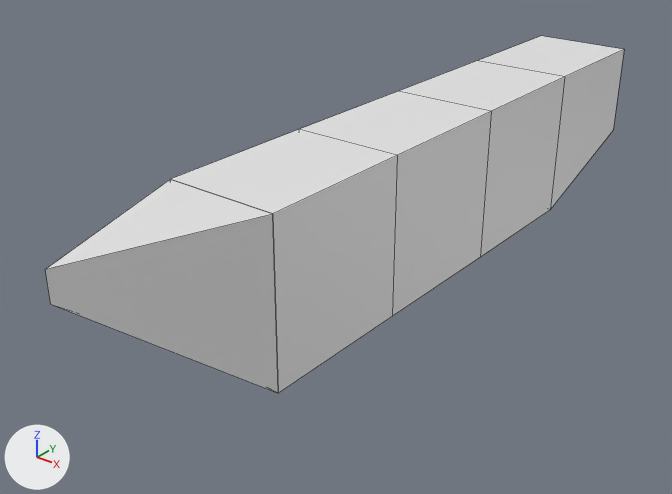
The Blender file Assets/Models/Ship5.blend: old version first, new version second.
Camera for both pictures: a camera (50 mm lens) standing at (3.06, -6.41, 2.25) and looking at (-0.2, -2.34, -0.28). Every picture has the same lights, and +X, +Y and +Z are marked at lower left. Mesh edges are drawn as thin lines.

Objects in the first picture: 'ShipPart1'.
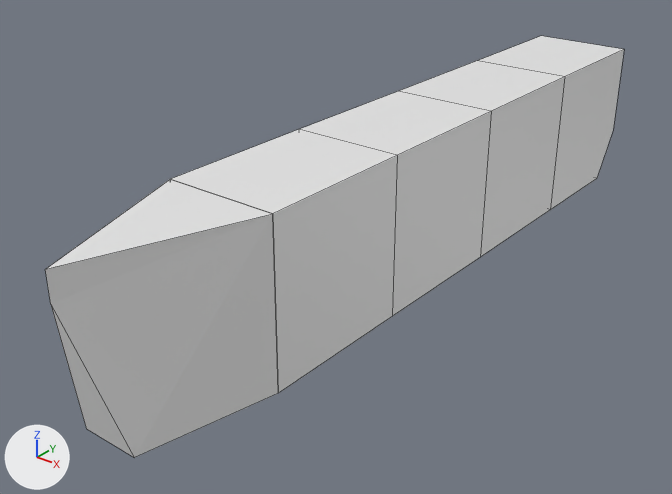
Boxes (x1, y1, x2, y2) around the edits, measured in the pictures (672 x 494 px; the box of a moved part takes in the faces that stretch with it):
'ShipPart1', reshaped (18% taller): before (45, 36, 624, 393); after (45, 36, 624, 458)
part 1 of me_cube_003, moved or reshaped: (551, 49, 624, 209) in both
part 2 of me_cube_003, moved or reshaped: before (45, 214, 278, 393); after (45, 214, 278, 458)

Diff of the bpy script that builds the scene:
```diff
--- a/Assets/Models/Ship5.blend.py
+++ b/Assets/Models/Ship5.blend.py
@@ me_cube_003 @@
 me_cube_003.from_pydata(...)  # 38 vertices, 29 faces; spans x -0.35..0.35, y -4.5..0.5, z -0.5..0.5
 # used by ob_shippart1; location = (0.0, 0.0, 0.0)
 # verts and faces of me_cube_003; kept vertices keep their numbers, new ones are numbered from 38
 # before: 0 (0.35, 0.5, 0.5) at pixel (624, 49), 1 (0.35, -0.5, 0.5) at pixel (564, 76), 2 (0.35, 0.5, -0.15) at pixel (613, 130), 3 (0.35, -0.5, -0.5) at pixel (550, 209), 4 (-0.35, 0.5, 0.5) at pixel (541, 35)
 # before: 5 (-0.35, -0.5, 0.5) at pixel (477, 60), 6 (-0.35, 0.5, -0.15), 7 (-0.35, -0.5, -0.5)
 # before: 8 (0.0, -4.5, 0.34) at pixel (50, 304), 9 (0.0, -4.5, 0.5) at pixel (45, 269), 10 (-0.35, -3.5, -0.5), 11 (-0.35, -3.5, 0.5) at pixel (170, 179), 12 (0.35, -3.5, -0.5) at pixel (278, 393)
 # before: 13 (0.35, -3.5, 0.5) at pixel (272, 213)
+# me_cube_003 part 1
+delete_faces([(0, 1, 3, 2), (2, 3, 7, 6), (4, 6, 7, 5)])
+verts[40] = (0.35, 0.3, -0.5)  # pixel (596, 178)
+verts[41] = (-0.35, 0.3, -0.5)
+faces += [(0, 1, 3, 40, 2), (3, 7, 41, 40), (4, 6, 41, 7, 5), (2, 40, 41, 6)]
+# me_cube_003 part 2
+delete_faces([(8, 9, 11, 10), (8, 12, 13, 9), (8, 10, 12)])
+verts[38] = (-0.17, -4.3, -0.5)  # pixel (86, 428)
+verts[39] = (0.18, -4.3, -0.5)  # pixel (134, 457)
+faces += [(8, 9, 11, 10, 38), (8, 39, 12, 13, 9), (8, 38, 39), (10, 12, 39, 38)]
```
